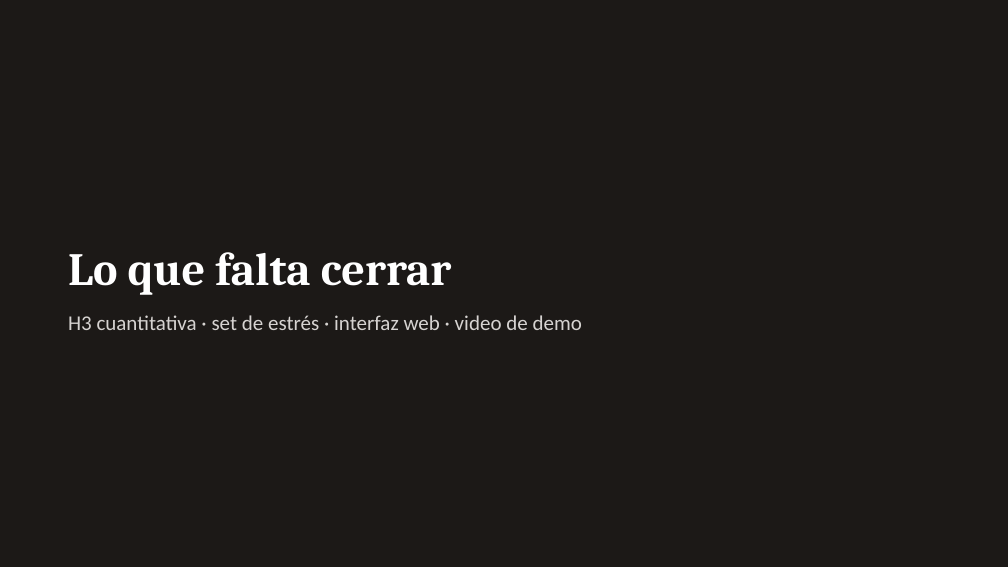
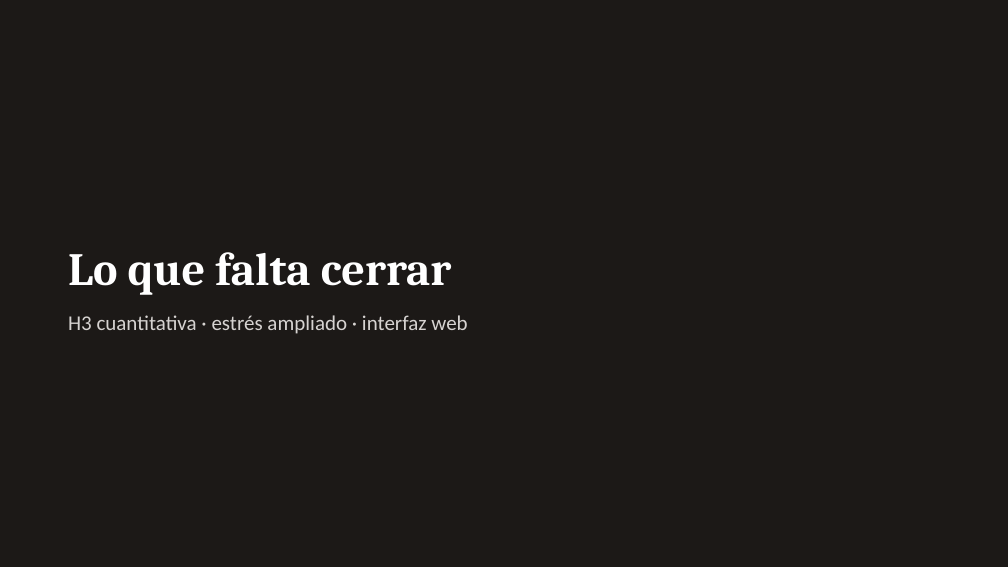
Before and after one commit to AndreTati/deteccion_incendios, a slide deck: slide 15 of presentacion/presentacion_tp.pptx (slide 14 before the commit). Drawn at 1008x567 pixels with LibreOffice and Linux fonts; fonts in the diff are those of the drawing. Boxes give left, top, right and bottom in pixels: in the first picture for what was removed or moved away, otherwise in the second. Text is boxed around its words. In the diff, an @@ line names an element or a change of style, - is before the commit and + after.

```diff
--- a/presentacion/presentacion_tp.pptx
+++ b/presentacion/presentacion_tp.pptx
@@ text at bbox=[68, 315, 467, 334]: text changed @@
-H3 cuantitativa · set de estrés · interfaz web · video de demo
+H3 cuantitativa · estrés ampliado · interfaz web
```
Also in this commit, not shown: 10 other slides changed, 2 other files.
